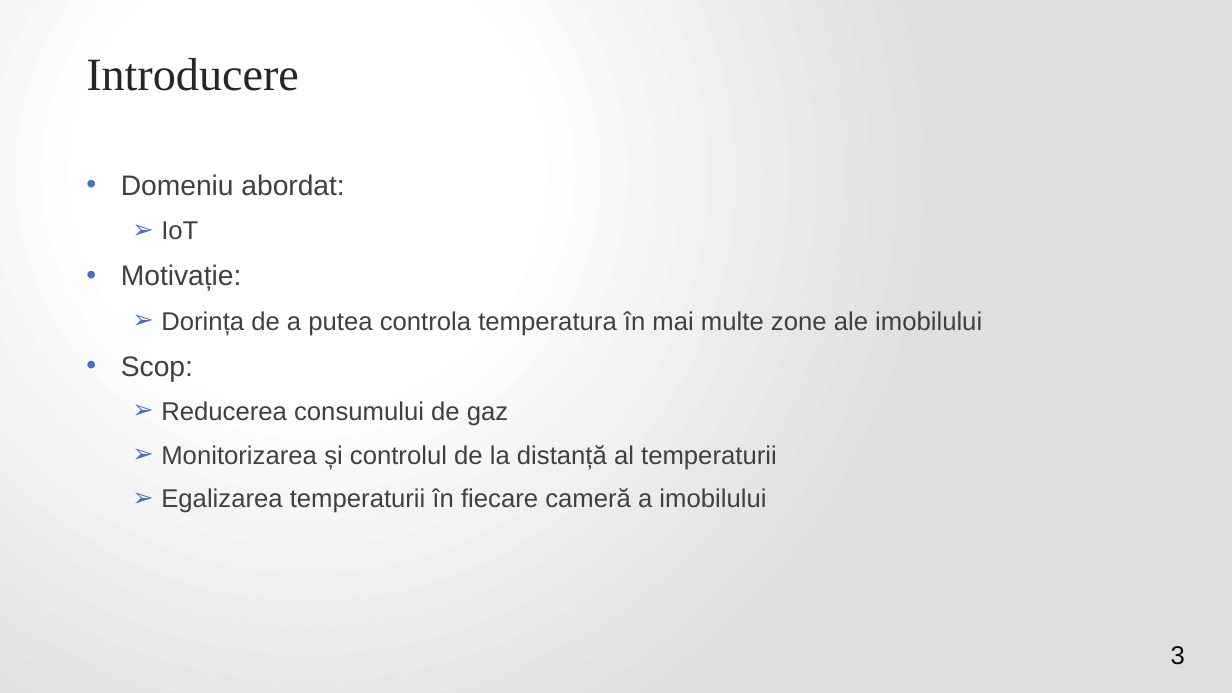
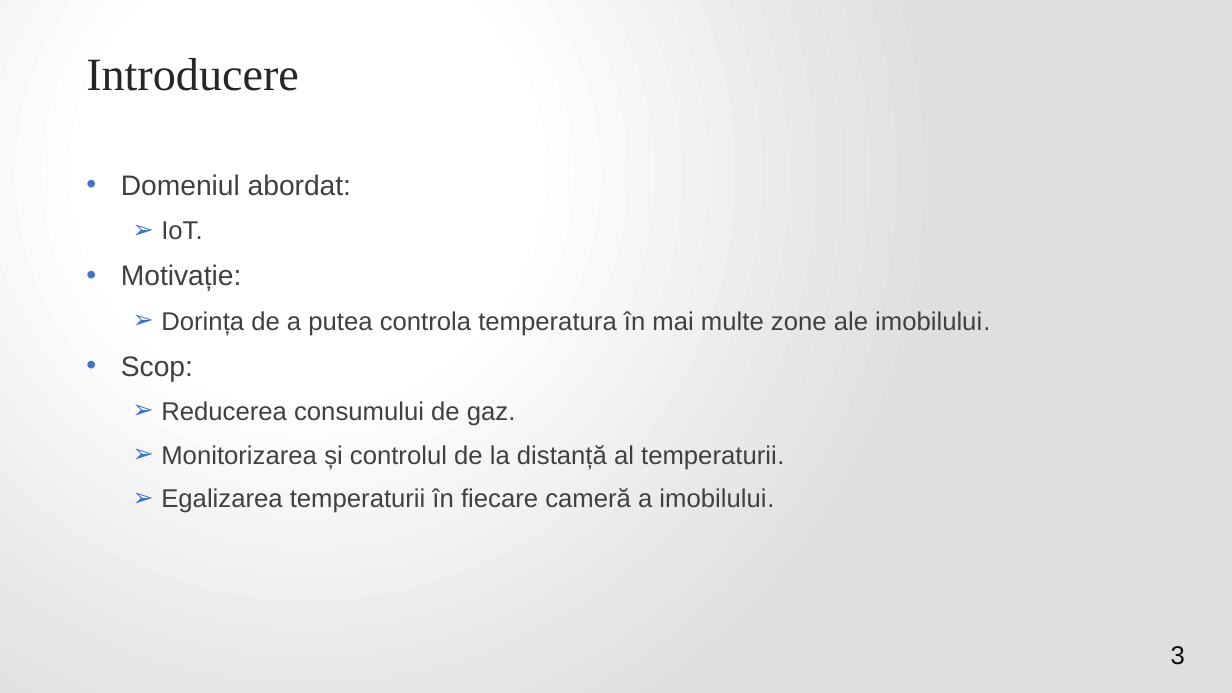
Before and after one commit to VitomirDragan/TemperatureManagement-IOT-, a slide deck: slide 3 of Prezentare/Termostat inteligent controlat printr-o aplicație web.pptx. Drawn at 1232x693 pixels with LibreOffice and Linux fonts; fonts in the diff are those of the drawing. Boxes give left, top, right and bottom in pixels: in the first picture for what was removed or moved away, otherwise in the second. Text is boxed around its words. In the diff, an @@ line names an element or a change of style, - is before the commit and + after.

```diff
--- a/Prezentare/Termostat inteligent controlat printr-o aplicație web.pptx
+++ b/Prezentare/Termostat inteligent controlat printr-o aplicație web.pptx
@@ text at (x1=121, y1=174, x2=351, y2=240): text changed @@
-• Domeniu abordat:
-  ➢ IoT
+• Domeniul abordat:
+  ➢ IoT.
@@ text at (x1=161, y1=311, x2=990, y2=336): text changed @@
-  ➢ Dorința de a putea controla temperatura în mai multe zone ale imobilului
+  ➢ Dorința de a putea controla temperatura în mai multe zone ale imobilului.
@@ text at (x1=161, y1=401, x2=784, y2=513): text changed @@
-  ➢ Reducerea consumului de gaz
-  ➢ Monitorizarea și controlul de la distanță al temperaturii
-  ➢ Egalizarea temperaturii în fiecare cameră a imobilului
+  ➢ Reducerea consumului de gaz.
+  ➢ Monitorizarea și controlul de la distanță al temperaturii.
+  ➢ Egalizarea temperaturii în fiecare cameră a imobilului.
```
Also in this commit, not shown: 8 other slides changed, 3 other files.
